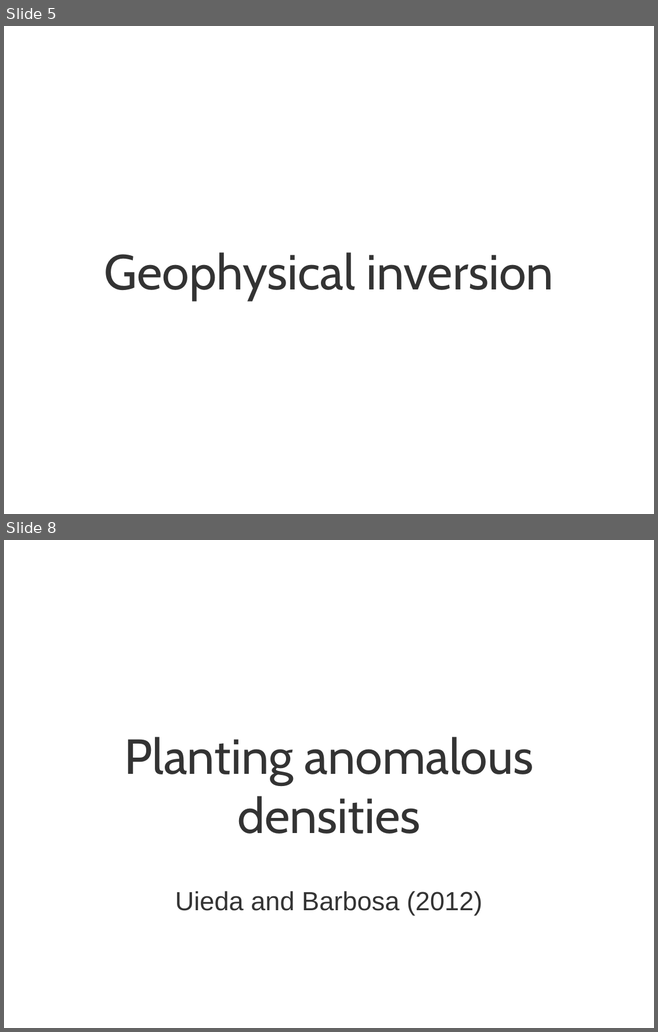
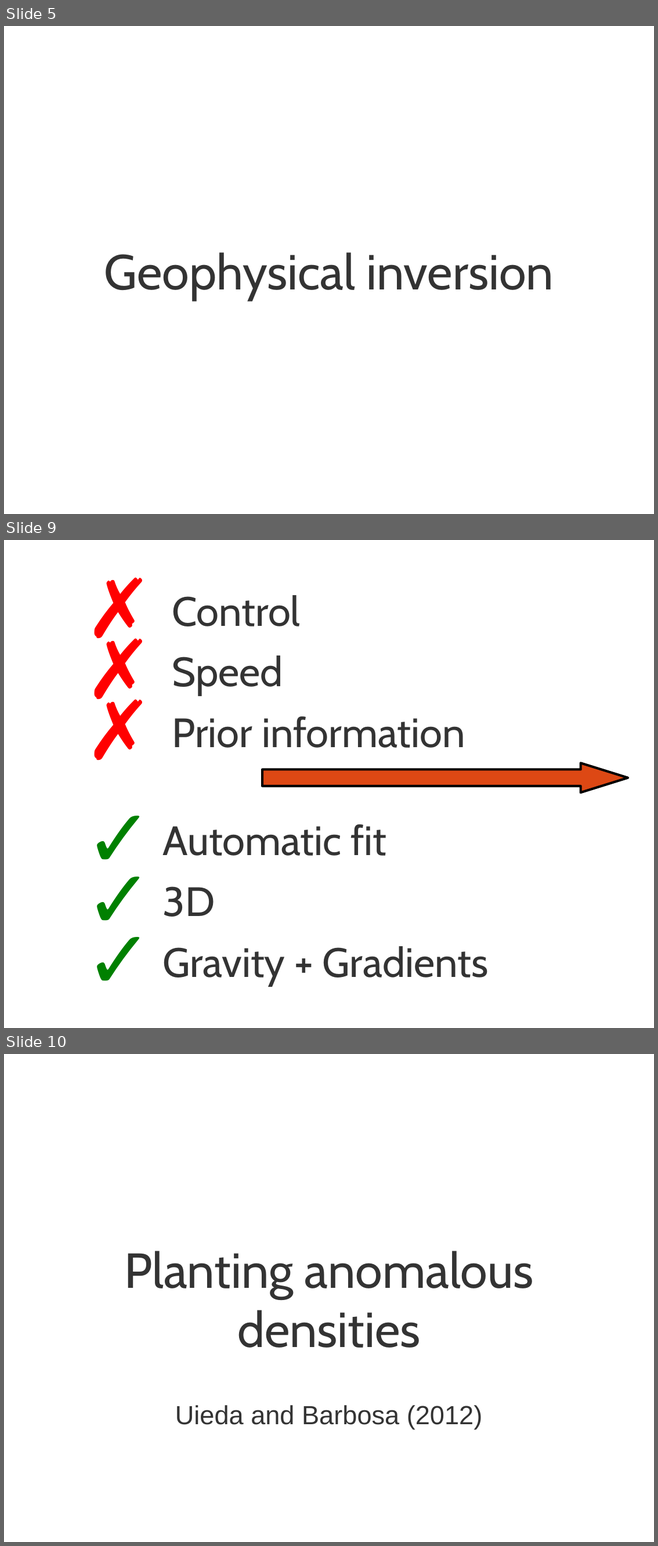
Before and after one commit to leouieda/gghs2012, a slide deck: presentation/uieda_barbosa_iag2012.odp. Shown one above the other, each under a label of ours: slides 5 and 8 before the commit, slides 5, 9 and 10 after it; the slides between them are not shown. The pictures are 658x1032 and 658x1546 pixels, drawn with LibreOffice and Linux fonts; fonts in the diff are those of the drawing; background and template pictures are left out. Boxes give left, top, right and bottom in pixels: in the first picture for what was removed or moved away, otherwise in the second. Text is boxed around its words. In the diff, an @@ line names an element or a change of style, - is before the commit and + after.

```diff
--- a/presentation/uieda_barbosa_iag2012.odp
+++ b/presentation/uieda_barbosa_iag2012.odp
@@ slide 9 added at (4, 540, 654, 1028), background picture (left out) @@
@@ text added at (163, 595, 488, 986), 50 pt, text #333333 @@
+✗ Control
+✗ Speed
+✗ Prior information
+✓ Automatic fit
+✓ 3D
+✓ Gravity + Gradients
@@ right arrow added at (262, 763, 628, 792), fill #DD4814, outline #000000 2.89 pt @@
@@ what was slide 8 is now slide 10 @@
```
Also in this commit, not shown: 2 slides changed, 2 other slides added, 1 slide removed, 5 other files.
